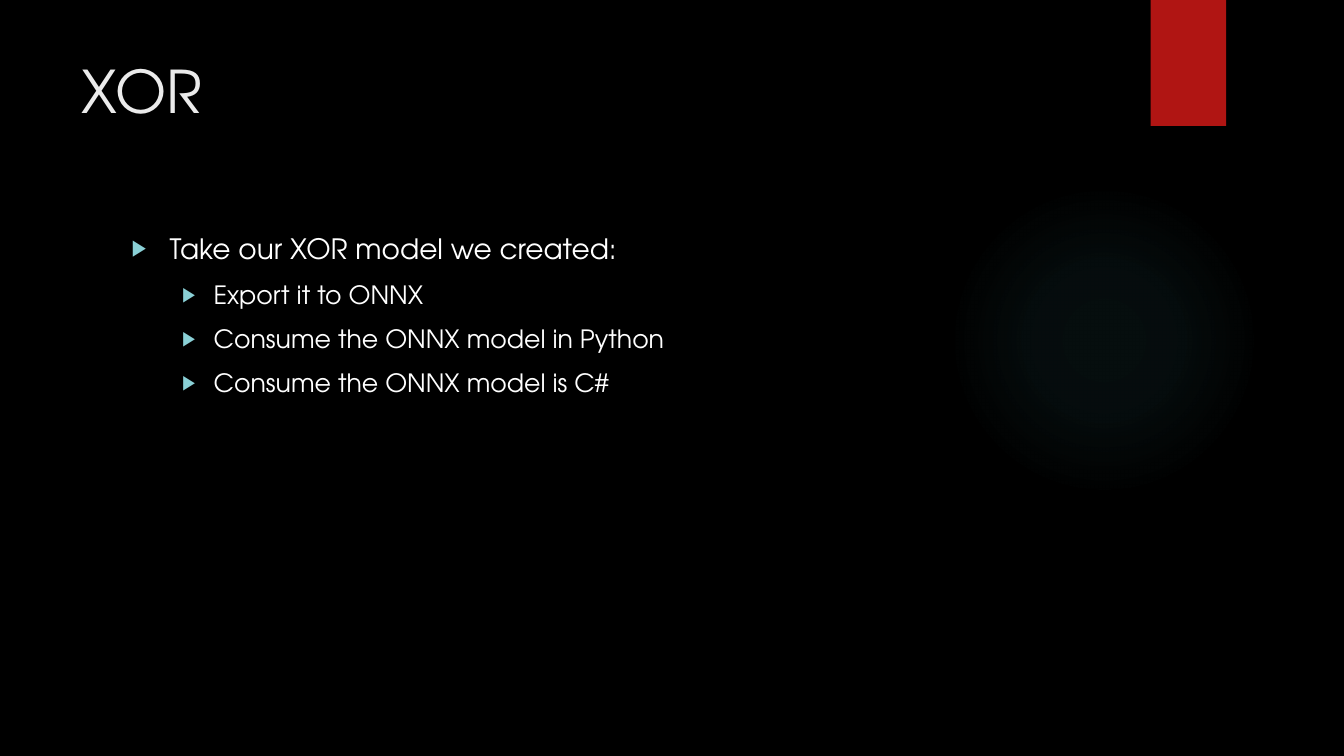
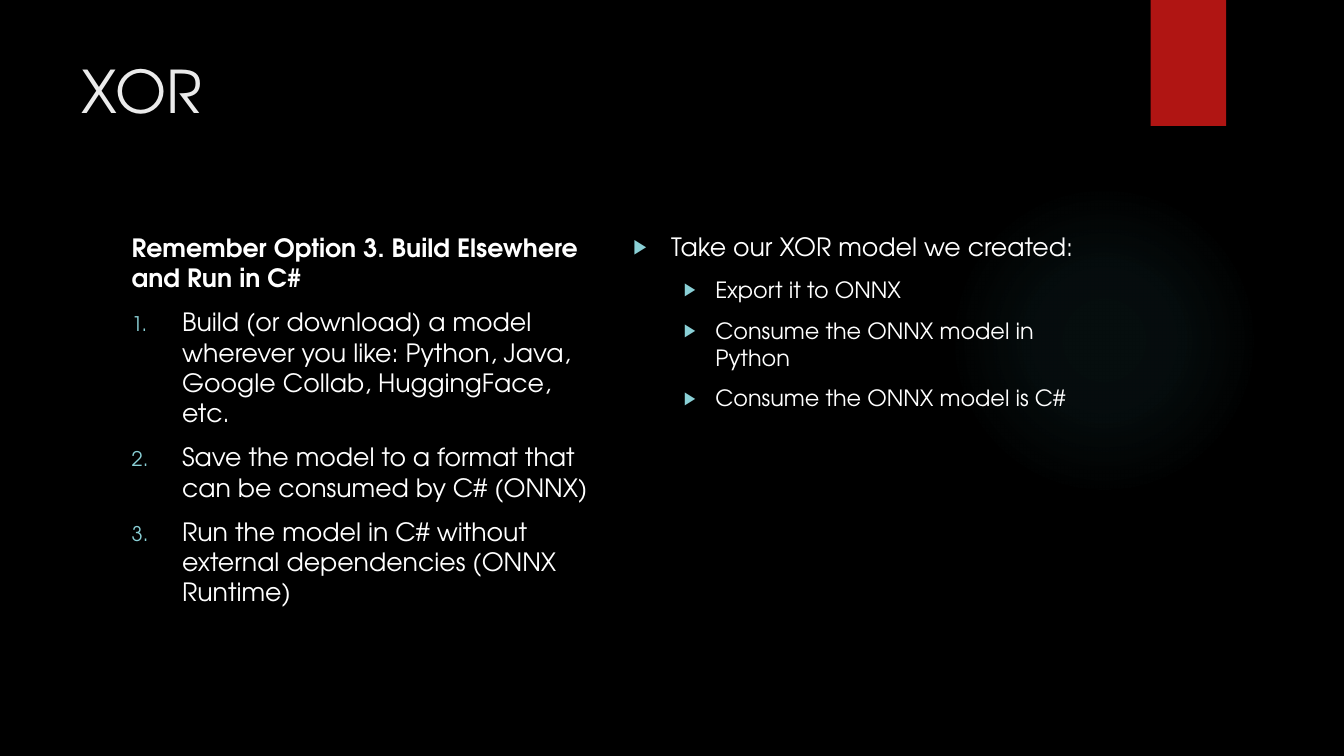
Before and after one commit to korz/ml-in-csharp, a slide deck: slide 39 of Slides.pptx (slide 28 before the commit). Drawn at 1344x756 pixels with LibreOffice and Linux fonts; fonts in the diff are those of the drawing; background and template pictures are left out. Boxes give left, top, right and bottom in pixels: in the first picture for what was removed or moved away, otherwise in the second. Text is boxed around its words. In the diff, an @@ line names an element or a change of style, - is before the commit and + after.

```diff
--- a/Slides.pptx
+++ b/Slides.pptx
@@ text added at [132,237,587,607], 18 pt, text #FFFFFF @@
+Remember Option 3. Build Elsewhere and Run in C#
+1. Build (or download) a model wherever you like: Python, Java, Google Collab, HuggingFace, etc.
+2. Save the model to a format that can be consumed by C# (ONNX)
+3. Run the model in C# without external dependencies (ONNX Runtime)
@@ text "Take our XOR model we ...": place and size @@
-text "Take our XOR model we ..." at [170,238,664,393]
+text "Take our XOR model we ..." at [671,237,1073,407]
@@ text "Take our XOR model we ..." at [671,237,1073,407]: size 20 to 18 pt in "Take our XOR model we created:"; size 18 to 16 pt in "Export it to ONNX", "Consume the ONNX model in Python", "Consume the ONNX model is C#" @@
```
Also in this commit, not shown: 18 other slides changed, 16 slides added, 9 slides removed, 4 other files.
